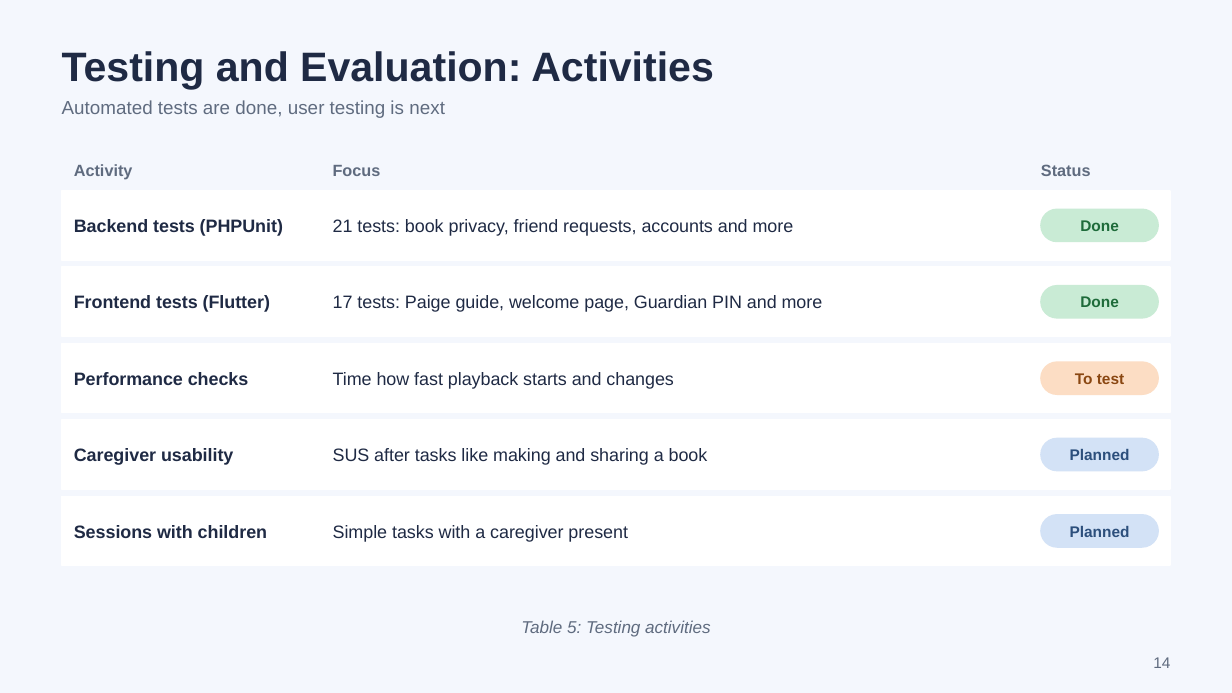
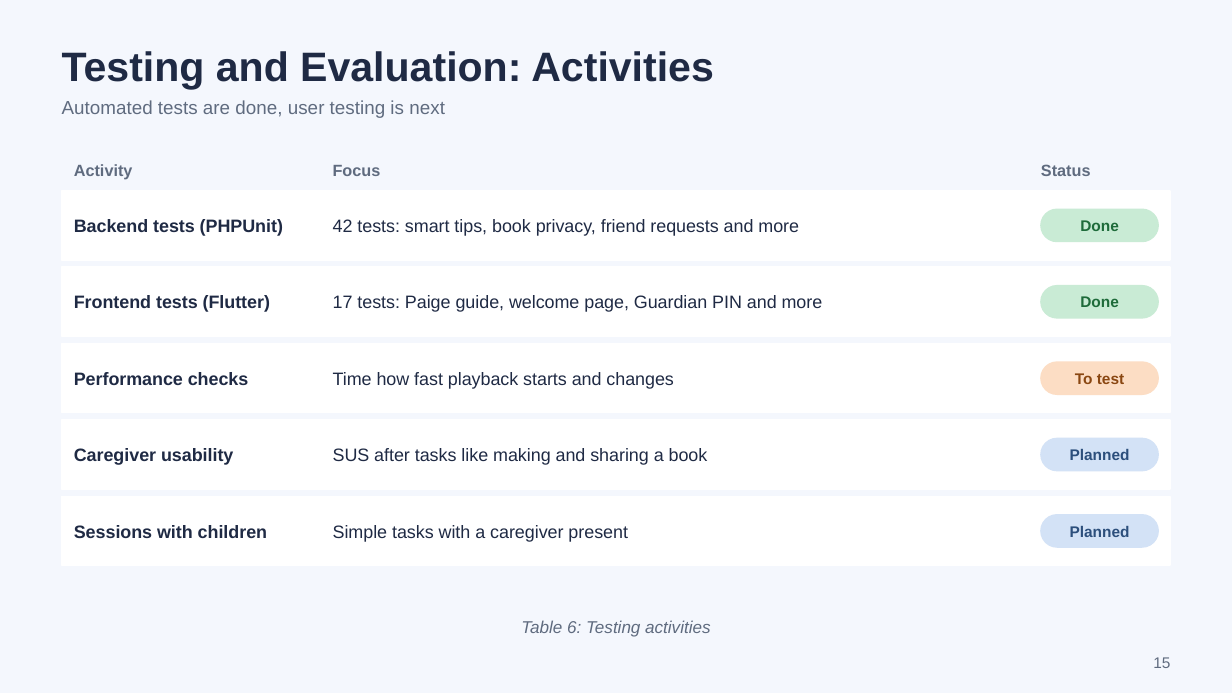
Before and after one commit to scz912/autism_audiobook, a slide deck: slide 15 of deliverables/Visual_Playlist_AP2_Progress.pptx (slide 14 before the commit). Drawn at 1232x693 pixels with LibreOffice and Linux fonts; fonts in the diff are those of the drawing. Boxes give left, top, right and bottom in pixels: in the first picture for what was removed or moved away, otherwise in the second. Text is boxed around its words. In the diff, an @@ line names an element or a change of style, - is before the commit and + after.

```diff
--- a/deliverables/Visual_Playlist_AP2_Progress.pptx
+++ b/deliverables/Visual_Playlist_AP2_Progress.pptx
@@ text at [333, 219, 799, 236]: text changed @@
-21 tests: book privacy, friend requests, accounts and more
+42 tests: smart tips, book privacy, friend requests and more
@@ text at [521, 620, 710, 637]: text changed @@
-Table 5: Testing activities
+Table 6: Testing activities
@@ page number at [1153, 657, 1170, 668]: text changed @@
-14
+15
```
Also in this commit, not shown: 9 other slides changed, 1 slide added, 2 other files.
